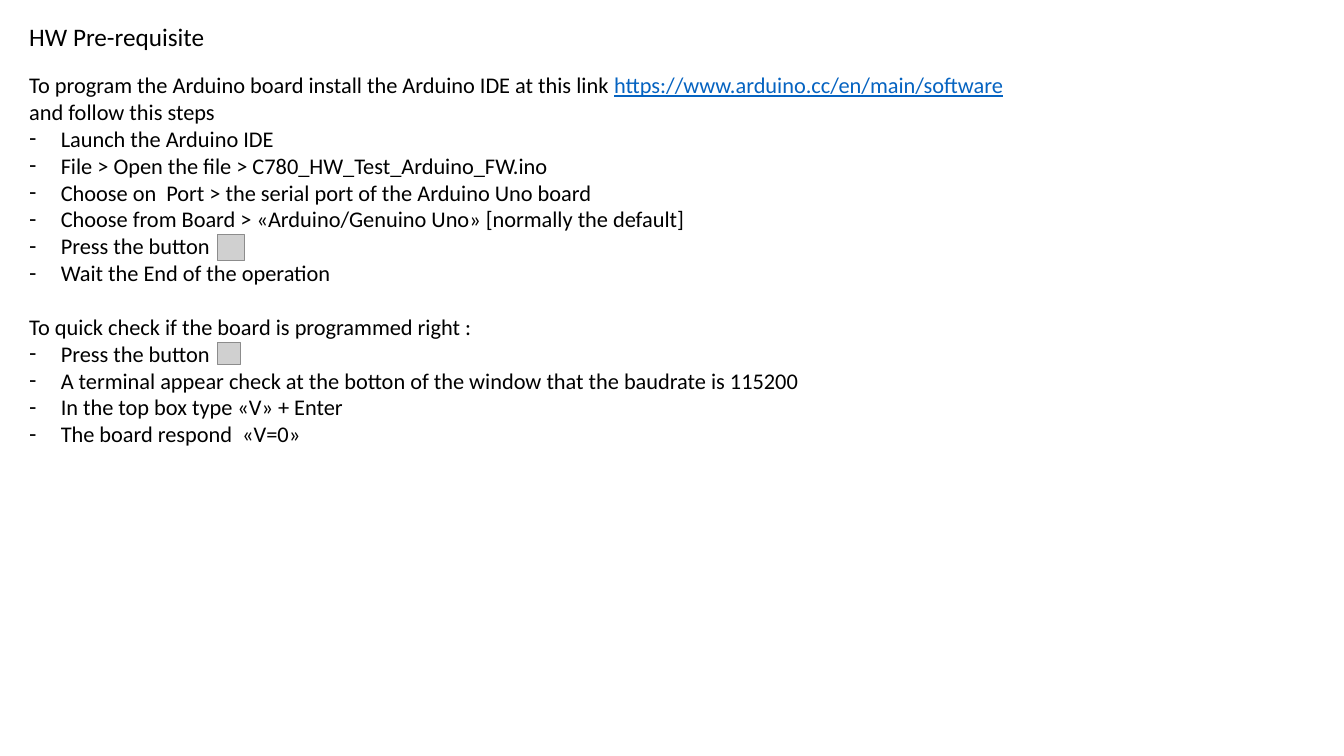
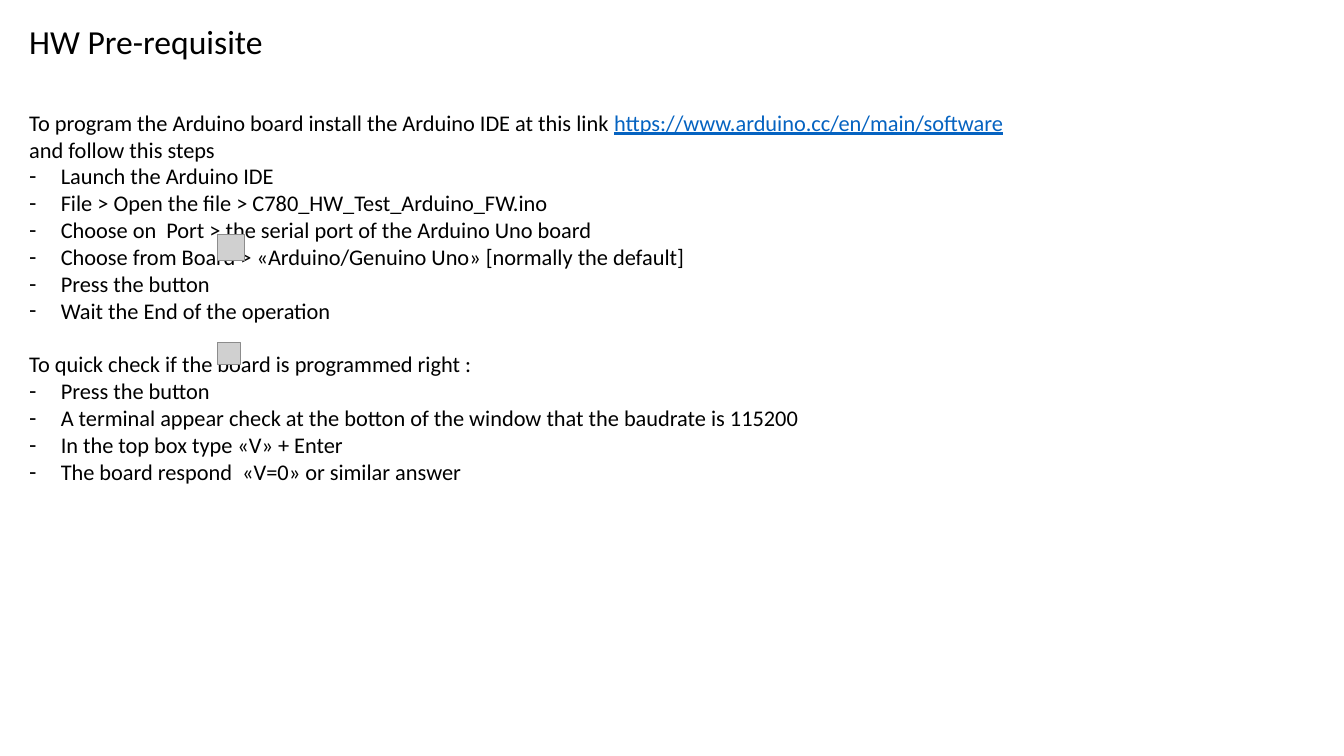
Before and after one commit to accarel/c780_carel_cloud_engine_binary, a slide deck: slide 8 of Utility/USR_Test_HW_Support/Documentation/C780_HW_TEST.pptx (slide 9 before the commit). Drawn at 1344x756 pixels with LibreOffice and Linux fonts; fonts in the diff are those of the drawing; grey boxes stand for pictures. Boxes give left, top, right and bottom in pixels: in the first picture for what was removed or moved away, otherwise in the second. Text is boxed around its words. In the diff, an @@ line names an element or a change of style, - is before the commit and + after.

Commit message:
v.1.3 added complete test sequence and revised some points

```diff
--- a/Utility/USR_Test_HW_Support/Documentation/C780_HW_TEST.pptx
+++ b/Utility/USR_Test_HW_Support/Documentation/C780_HW_TEST.pptx
@@ text "HW Pre-requisite" at [29,31,263,60]: size 18 to 24 pt @@
@@ text "To program the Arduino board ...": place and size @@
-text "To program the Arduino board ..." at [29,77,1003,446]
+text "To program the Arduino board ..." at [29,115,1003,484]
@@ text at [61,464,461,484]: text changed @@
-– The board respond «V=0»
+– The board respond «V=0» or similar answer
```
Also in this commit, not shown: 6 other slides changed.
